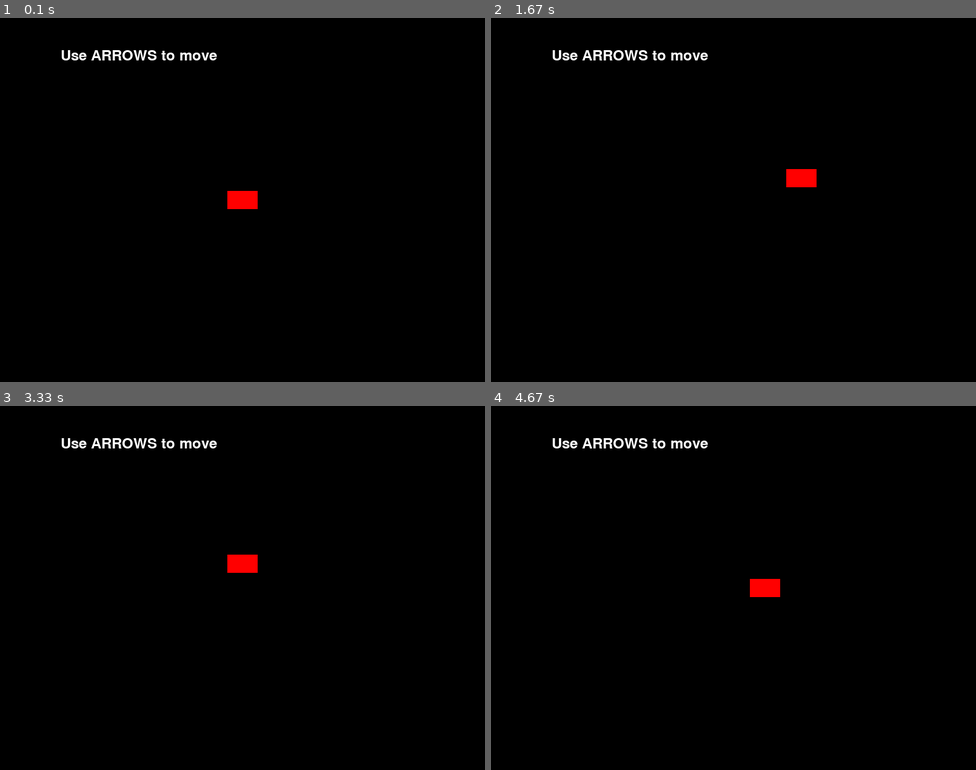
Above: before the commit, frames 1-4 (two rows, left to right).
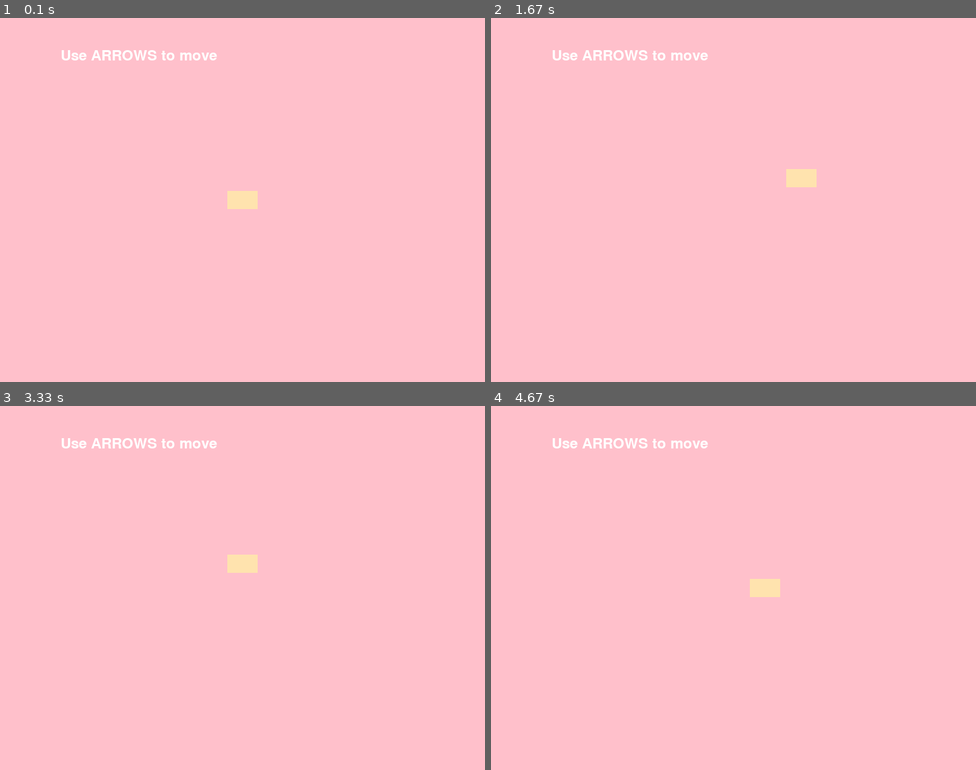
Above: after the commit, the same moments.

Repository: Suanec/pytoy
Game: pygame game, started from conda/pygame/pygame_car/pycar.py
Two runs of this game, one before a commit and one after it. Both use one fixed random seed, a clock stepped at 60 frames per second and the inputs below.
Inputs:
- Up to frame 1 (0.1 s): no input
- Up to frame 2 (1.67 s): hold Right 0.33-0.8 s; hold Up 0.83-1.13 s; hold Right 1.17-1.63 s
- Up to frame 3 (3.33 s): hold Left 1.67-2.2 s; hold Down 2.23-2.53 s; hold Left 2.57-2.97 s; hold Up from 3 s (still down)
- Up to frame 4 (4.67 s): release Up at 3.37 s; hold Right 3.4-4.03 s; hold Down 4.07-4.43 s; hold Left from 4.47 s (still down)

The runs differ from the first frame. In frame 1, 100% of the frame differs, in the area x 0-100%, y 0-100%; in frame 2, 100%; in frame 3, 100%; in frame 4, 100%.

Commit message:
- [ENH] py2048.py enhanced by ds-r1 with Manual optimization.

Diff:
--- /dev/null
+++ b/conda/pygame/pygame2048/__init__.py
@@ -0,0 +1,4 @@
+# !/usr/bin/python
+# -*- coding: UTF-8 -*-
+__author__ = 'enzhao'
+# Created by enzhao on 2025/3/6.
--- /dev/null
+++ b/conda/pygame/pygame2048/py2048.py
@@ -0,0 +1,190 @@
+# !/usr/bin/python
+# -*- coding: UTF-8 -*-
+__author__ = 'enzhao'
+
+import random
+
+# Created by enzhao on 2025/3/6.
+import pygame
+
+# 初始化Pygame
+pygame.init()
+pygame.display.set_caption("马卡龙2048")
+clock = pygame.time.Clock()
+
+# 马卡龙色系配色方案
+COLORS = {
+    "background": (249, 224, 237),  # 浅粉背景
+    "grid": (255, 243, 252),  # 网格线颜色
+    "text": (60, 60, 60), # 文字颜色
+    "title": (255, 105, 180),
+    0: (255, 255, 255, 0),  # 透明色
+    2: (169, 222, 249),  # 浅蓝
+    4: (255, 227, 174),  # 奶油黄
+    8: (255, 192, 203),  # 粉红
+    16: (221, 160, 221),  # 薰衣草紫
+    32: (255, 182, 193),  # 桃红
+    64: (152, 251, 152),  # 薄荷绿
+    128: (240, 128, 128),  # 珊瑚色
+    256: (147, 197, 114),  # 抹茶绿
+    512: (255, 160, 122),  # 橙红
+    1024: (216, 191, 216),  # 淡紫灰
+    2048: (255, 215, 0),  # 金色
+    "default" : (221, 160, 221)
+}
+
+
+class Grid:
+    def __init__(self, _row_size = 4):
+        self.row_size = _row_size
+        self.c_size_cell = 80
+        self.c_size_padding = 10
+        self.c_size_header = 80
+        self.c_boarder_radius = 8
+        self.c_size_font = 36
+        self.dft_row_size = (
+                2 * self.c_size_padding + # 左侧隔离大小，方块左侧没有，加一个
+                1 * self.c_size_padding + # 右侧隔离大小，方块自带一个
+                (self.c_size_padding + self.c_size_cell) * self.row_size # 单个方块带隔离大小
+        )
+        self.c_size_screen_width = self.dft_row_size
+        self.c_size_screen_height = self.dft_row_size + self.c_size_header + self.c_size_padding * 2
+        self.screen = pygame.display.set_mode((self.c_size_screen_width, self.c_size_screen_height))
+        self.grid = [[0] * self.row_size for _ in range(self.row_size)]
+        # self.grid = [[2 ** (i + 3)] * self.row_size for i in range(self.row_size)]
+        self.pre_grid = [row[:] for row in self.grid]
+        self.score = 0
+        self.max = 2
+        self.candidates = [2]
+        self.opd = False
+        self.add_new_tile()
+        self.add_new_tile()
+
+    def add_new_tile(self):
+        empty_cells = [(i, j) for i in range(self.row_size) for j in range(self.row_size) if self.grid[i][j] == 0]
+        if empty_cells:
+            i, j = random.choice(empty_cells)
+            t = random.choice(self.candidates)
+            self.grid[i][j] = 2 if random.random() < 0.5 else t
+
+    def merge(self, row):
+        new_row = []
+        merged = False
+        for num in row:
+            if num == 0: continue
+            if new_row and new_row[-1] == num and not merged:
+                new_row[-1] *= 2
+                self.score += new_row[-1] * 2
+                if(new_row[-1] > self.max):
+                    self.max = new_row[-1]
+                    self.candidates.append(self.max)
+                merged = True
+            else:
+                new_row.append(num)
+                merged = False
+        return new_row + [0] * (self.row_size - len(new_row))
+
+    def move(self, direction):
+        """处理移动逻辑（核心算法）"""
+        # self.pre_grid = self.grid
+        self.pre_grid = [row[:] for row in self.grid]
+        self.opd = False
+
+        rotated = list(zip(*self.grid)) if direction in ['UP', 'DOWN'] else self.grid
+        if direction in ['DOWN', 'RIGHT']:
+            rotated = [row[::-1] for row in rotated]
+
+        new_board = []
+        for row in rotated:
+            merged_row = self.merge([x for x in row if x != 0])
+            new_board.append(merged_row)
+
+        if direction in ['DOWN', 'RIGHT']:
+            new_board = [row[::-1] for row in new_board]
+        if direction in ['UP', 'DOWN']:
+            new_board = [list(x) for x in list(zip(*new_board))]
+        self.grid = new_board
+        i_pre_grid = [row[:] for row in self.grid]
+        if(not (i_pre_grid == self.pre_grid)):
+            self.opd = True
+
+    def draw(self):
+        self.screen.fill(COLORS["background"])
+
+        # 绘制标题
+        title_font = pygame.font.Font(None, 48)
+        title_text = title_font.render("2048", True, COLORS["title"])
+        self.screen.blit(title_text, (20, 20))
+
+        # 绘制分数
+        score_font = pygame.font.Font(None, 28)
+        score_text = score_font.render(f"Score: {self.score}", True, COLORS["title"] )
+        self.screen.blit(score_text, (20, 70))
+
+        for i in range(self.row_size):
+            for j in range(self.row_size):
+                val = self.grid[i][j]
+                # 绘制色块
+                rect = pygame.Rect(
+                    j * (self.c_size_cell + self.c_size_padding) + self.c_size_padding * 2,
+                    i * (self.c_size_cell + self.c_size_padding) + self.c_size_padding * 2 + self.c_size_header,
+                    self.c_size_cell, self.c_size_cell
+                )
+                pygame.draw.rect(self.screen, COLORS.get(val, COLORS["default"]), rect, border_radius=self.c_boarder_radius)
+                # 绘制数字
+                if val > 0:
+                    font = pygame.font.Font(None, self.c_size_font)
+                    text = font.render(str(val), True, COLORS["text"])
+                    text_rect = text.get_rect(center=rect.center)
+                    self.screen.blit(text, text_rect)
+
+        if(self.is_game_over()):
+            # 游戏结束，显示最终分数
+            game_over_font = pygame.font.Font(None, 28)
+            game_over_text = game_over_font.render(f"Game Over! \nYour score is {self.score}", True, COLORS["title"])
+            self.screen.blit(game_over_text, (20, 200))
+
+    def is_game_over(self):
+        """检测游戏结束条件"""
+        for i in range(self.row_size):
+            for j in range(self.row_size):
+                if self.grid[i][j] == 0: return False
+                if i < self.row_size - 1 and self.grid[i][j] == self.grid[i + 1][j]: return False
+                if j < self.row_size - 1 and self.grid[i][j] == self.grid[i][j + 1]: return False
+        return True
+
+
+def main():
+    grid = Grid()
+    # grid = Grid(_row_size=10)
+    # grid = Grid(_row_size=2)
+    running = True
+
+    while running:
+        # 绘制游戏区域
+        grid.draw()
+
+        game_over = False
+        # 事件处理
+        for event in pygame.event.get():
+            if event.type == pygame.QUIT:
+                running = False
+            if event.type == pygame.KEYDOWN and not game_over:
+                if event.key == pygame.K_UP: grid.move('UP')
+                elif event.key == pygame.K_DOWN: grid.move('DOWN')
+                elif event.key == pygame.K_LEFT: grid.move('LEFT')
+                elif event.key == pygame.K_RIGHT: grid.move('RIGHT')
+                if grid.opd: grid.add_new_tile()
+                game_over = grid.is_game_over()
+            if event.type == pygame.KEYDOWN and game_over:
+                if event.key == pygame.K_RETURN:
+                    running = False
+
+        pygame.display.flip()
+        clock.tick(30)
+
+    pygame.quit()
+
+
+if __name__ == "__main__":
+    main()
--- /dev/null
+++ b/conda/pygame/pygame2048/py20480.py
@@ -0,0 +1,150 @@
+# !/usr/bin/python
+# -*- coding: UTF-8 -*-
+__author__ = 'enzhao'
+# Created by enzhao on 2025/3/6.
+import pygame
+import random
+import sys
+
+# 初始化参数
+WIDTH, HEIGHT = 400, 500
+GRID_SIZE = 90
+GRID_PADDING = 10
+TOP_PADDING = 100
+COLORS = {
+    0: (205, 193, 180),
+    2: (238, 228, 218),
+    4: (237, 224, 200),
+    8: (242, 177, 121),
+    16: (245, 149, 99),
+    32: (246, 124, 95),
+    64: (246, 94, 59),
+    128: (237, 207, 114),
+    256: (237, 204, 97),
+    512: (237, 200, 80),
+    1024: (237, 197, 63),
+    2048: (237, 194, 46)
+}
+COLORS = {
+    "background": (249, 224, 237),  # 浅粉背景
+    "grid": (255, 243, 252),        # 网格线颜色
+    0: (255, 255, 255, 0),          # 透明色
+    2: (169, 222, 249),             # 浅蓝
+    4: (255, 227, 174),             # 奶油黄
+    8: (255, 192, 203),             # 粉红
+    16: (221, 160, 221),            # 薰衣草紫
+    32: (255, 182, 193),            # 桃红
+    64: (152, 251, 152),            # 薄荷绿
+    128: (240, 128, 128),           # 珊瑚色
+    256: (147, 197, 114),           # 抹茶绿
+    512: (255, 160, 122),           # 橙红
+    1024: (216, 191, 216),          # 淡紫灰
+    2048: (255, 215, 0)             # 金色
+}
+
+
+def init_board():
+    """初始化4x4游戏板并添加初始数字块"""
+    board = [[0]*4 for _ in range(4)]
+    add_new_tile(board)
+    add_new_tile(board)
+    return board
+
+def add_new_tile(board):
+    """在空白位置随机添加新数字块（90%概率为2，10%概率为4）"""
+    empty = [(i,j) for i in range(4) for j in range(4) if board[i][j]==0]
+    if empty:
+        i,j = random.choice(empty)
+        board[i][j] = 2 if random.random() < 0.9 else 4
+
+def move(board, direction):
+    """处理移动逻辑（核心算法）"""
+    def merge(row):
+        new_row = []
+        merged = False
+        for num in row:
+            if num == 0: continue
+            if new_row and new_row[-1] == num and not merged:
+                new_row[-1] *= 2
+                merged = True
+            else:
+                new_row.append(num)
+                merged = False
+        return new_row + [0]*(4-len(new_row))
+
+    rotated = list(zip(*board)) if direction in ['UP','DOWN'] else board
+    if direction in ['DOWN','RIGHT']:
+        rotated = [row[::-1] for row in rotated]
+
+    new_board = []
+    for row in rotated:
+        merged_row = merge([x for x in row if x != 0])
+        new_board.append(merged_row)
+
+    if direction in ['DOWN','RIGHT']:
+        new_board = [row[::-1] for row in new_board]
+    if direction in ['UP','DOWN']:
+        return [list(x) for x in list(zip(*new_board))]
+    return new_board
+
+def is_game_over(board):
+    """检测游戏结束条件"""
+    for i in range(4):
+        for j in range(4):
+            if board[i][j] == 0: return False
+            if i<3 and board[i][j]==board[i+1][j]: return False
+            if j<3 and board[i][j]==board[i][j+1]: return False
+    return True
+
+def draw_board(screen, board, font):
+    """绘制游戏界面"""
+    # screen.fill((187, 173, 160))  # 背景色
+    screen.fill(COLORS.get("background"))  # 背景色
+    for i in range(4):
+        for j in range(4):
+            x = j*(GRID_SIZE+GRID_PADDING)+10
+            y = TOP_PADDING + i*(GRID_SIZE+GRID_PADDING)
+            value = board[i][j]
+            color = COLORS[value]
+            pygame.draw.rect(screen, color, (x, y, GRID_SIZE, GRID_SIZE))
+            if value != 0:
+                text = font.render(str(value), True, (0,0,0) if value<8 else (255,255,255))
+                text_rect = text.get_rect(center=(x+GRID_SIZE//2, y+GRID_SIZE//2))
+                screen.blit(text, text_rect)
+
+def main():
+    pygame.init()
+    screen = pygame.display.set_mode((WIDTH, HEIGHT))
+    score = 2048
+    pygame.display.set_caption("2048")
+    pygame.display.set_caption("马卡龙2048")
+    font = pygame.font.Font(None, 56)
+    score_font = pygame.font.Font(None, 28)
+    score_text = score_font.render(f"Score: {score}", True, (255, 105, 180))
+    screen.blit(score_text, (20, 70))
+    clock = pygame.time.Clock()
+
+    board = init_board()
+    game_over = False
+
+    while True:
+        for event in pygame.event.get():
+            if event.type == pygame.QUIT:
+                pygame.quit()
+                sys.exit()
+
+            if event.type == pygame.KEYDOWN and not game_over:
+                prev_board = [row[:] for row in board]
+                if event.key == pygame.K_UP: board = move(board, 'UP')
+                elif event.key == pygame.K_DOWN: board = move(board, 'DOWN')
+                elif event.key == pygame.K_LEFT: board = move(board, 'LEFT')
+                elif event.key == pygame.K_RIGHT: board = move(board, 'RIGHT')
+                if board != prev_board: add_new_tile(board)
+                game_over = is_game_over(board)
+
+        draw_board(screen, board, font)
+        pygame.display.flip()
+        clock.tick(60)
+
+if __name__ == "__main__":
+    main()
--- a/conda/pygame/pygame_car/pycar.py
+++ b/conda/pygame/pygame_car/pycar.py
@@ -11,12 +11,14 @@
 CENTER_LEFT = WINDOW_WIDTH / 2 - CAR_WIDTH / 2
 CENTER_TOP = WINDOW_HEIGHT / 2 - CAR_HEIGHT / 2
 screen = pygame.display.set_mode((WINDOW_WIDTH, WINDOW_HEIGHT))  # 设置窗口尺寸[1](@ref)
+milk_yellow = (255, 227, 174),             # 奶油黄
+pink = (255, 192, 203),             # 粉红
 class Car:
     def __init__(self, x, y):
         self.x = x  # 坐标初始化[1](@ref)
         self.y = y
         self.image = pygame.Surface((CAR_WIDTH, CAR_HEIGHT))  # 车身尺寸50x30像素
-        self.image.fill((255, 0, 0))  # 填充红色[1](@ref)
+        self.image.fill(milk_yellow)  # 填充红色[1](@ref)
 
     def add_x(self, _delta = 0):
         self.x += _delta
@@ -40,12 +42,12 @@
     for event in pygame.event.get():
         if event.type == pygame.QUIT:
             running = False
-    screen.fill((0, 0, 0))  # 清屏为黑色背景
+    screen.fill(pink)  # 清屏为黑色背景
     keys = pygame.key.get_pressed()
     if keys[pygame.K_LEFT]: car.add_x(-2)  # 左移
     elif keys[pygame.K_RIGHT]: car.add_x(2)  # 右移
-    elif keys[pygame.K_UP]: car.add_y(-2)  # 左移
-    elif keys[pygame.K_DOWN]: car.add_y(2)  # 右移
+    elif keys[pygame.K_UP]: car.add_y(-2)  # 上移
+    elif keys[pygame.K_DOWN]: car.add_y(2)  # 下移
     font = pygame.font.Font(None, 36)
     text = font.render("Use ARROWS to move", True, (255, 255, 255))
     screen.blit(text, (100, 50))  # 在指定位置渲染文本[1](@ref)
--- /dev/null
+++ b/conda/pygame/pygame_car/pycar_screenshot.py
@@ -0,0 +1,94 @@
+# !/usr/bin/python
+# -*- coding: UTF-8 -*-
+__author__ = 'enzhao'
+# Created by enzhao on 2025/3/6.
+
+import pygame
+import sys
+
+# 初始化
+pygame.init()
+WIDTH, HEIGHT = 800, 600
+screen = pygame.display.set_mode((WIDTH, HEIGHT))
+clock = pygame.time.Clock()
+
+# 颜色定义
+COLORS = {
+    "background": (240, 240, 240),
+    "target_zone": (200, 220, 255),
+    "parking_zone": (220, 220, 220),
+    "button": (180, 180, 180),
+    "red": (255, 0, 0),
+    "blue": (0, 0, 255),
+    "green": (0, 255, 0),
+    "yellow": (255, 255, 0)
+}
+
+# 游戏区域划分
+TARGET_HEIGHT = HEIGHT // 3
+GRID_SIZE = 60
+
+# 车辆类定义
+class Car(pygame.sprite.Sprite):
+    def __init__(self, color, direction, col, row):
+        super().__init__()
+        self.image = pygame.Surface((GRID_SIZE-4, GRID_SIZE-4))
+        self.image.fill(COLORS[color])
+        # 绘制方向箭头
+        font = pygame.font.SysFont(None, 36)
+        text = font.render(direction, True, (0,0,0))
+        self.image.blit(text, (15, 15))
+        self.rect = self.image.get_rect(topleft=(col*GRID_SIZE+2, TARGET_HEIGHT + row*GRID_SIZE+2))
+
+class Game:
+    def __init__(self):
+        self.screws = 312
+        self.current_level = 234
+        self.selected_car = None
+
+        # 初始化示例车辆（根据关卡配置）
+        self.cars = pygame.sprite.Group()
+        self.cars.add(Car("red", "↑", 3, 2))
+        self.cars.add(Car("blue", "←", 5, 4))
+
+    def draw_interface(self):
+        # 绘制目标区域
+        screen.fill(COLORS["target_zone"], (0, 0, WIDTH, TARGET_HEIGHT))
+
+        # 绘制停车场区域
+        screen.fill(COLORS["parking_zone"], (0, TARGET_HEIGHT, WIDTH, HEIGHT-TARGET_HEIGHT))
+
+        # 绘制网格线
+        for x in range(0, WIDTH, GRID_SIZE):
+            pygame.draw.line(screen, (0,0,0), (x, TARGET_HEIGHT), (x, HEIGHT))
+        for y in range(TARGET_HEIGHT, HEIGHT, GRID_SIZE):
+            pygame.draw.line(screen, (0,0,0), (0, y), (WIDTH, y))
+
+        # 绘制按钮
+        pygame.draw.rect(screen, COLORS["button"], (WIDTH-200, HEIGHT-60, 80, 40))
+        pygame.draw.rect(screen, COLORS["button"], (WIDTH-100, HEIGHT-60, 80, 40))
+
+    def handle_click(self, pos):
+        # 车辆选择逻辑
+        for car in self.cars:
+            if car.rect.collidepoint(pos):
+                self.selected_car = car
+                break
+
+game = Game()
+
+# 游戏主循环
+while True:
+    for event in pygame.event.get():
+        if event.type == pygame.QUIT:
+            pygame.quit()
+            sys.exit()
+        elif event.type == pygame.MOUSEBUTTONDOWN:
+            game.handle_click(event.pos)
+
+    screen.fill(COLORS["background"])
+    game.draw_interface()
+    game.cars.draw(screen)
+
+    pygame.display.flip()
+    clock.tick(30)
